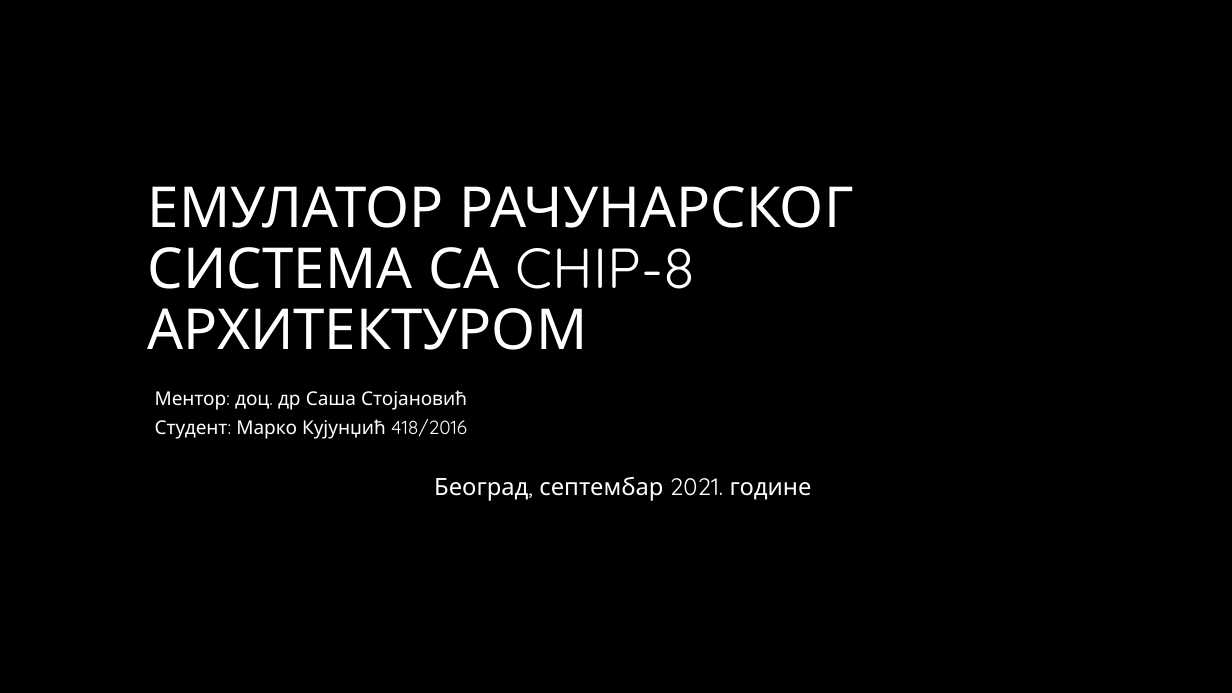
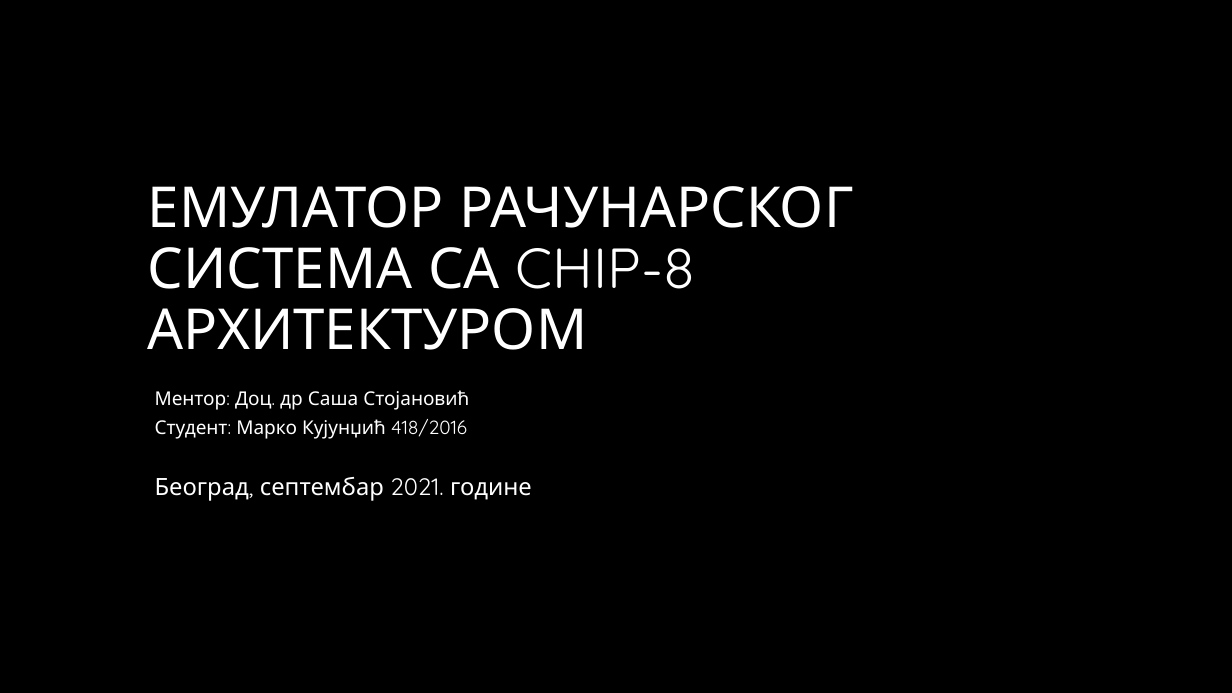
Before and after one commit to markokujundzic/CHIP8, a slide deck: slide 1 of doc/diplomski.pptx. Drawn at 1232x693 pixels with LibreOffice and Linux fonts; fonts in the diff are those of the drawing; background and template pictures are left out. Boxes give left, top, right and bottom in pixels: in the first picture for what was removed or moved away, otherwise in the second. Text is boxed around its words. In the diff, an @@ line names an element or a change of style, - is before the commit and + after.

```diff
--- a/doc/diplomski.pptx
+++ b/doc/diplomski.pptx
@@ subtitle at box(155, 390, 469, 410): text changed @@
-Ментор: доц. др Саша Стојановић
+Ментор: Доц. др Саша Стојановић
@@ subtitle at box(155, 477, 532, 501): alignment centre to left @@
```
Also in this commit, not shown: 4 other slides changed, 5 slides removed, 5 other files.
